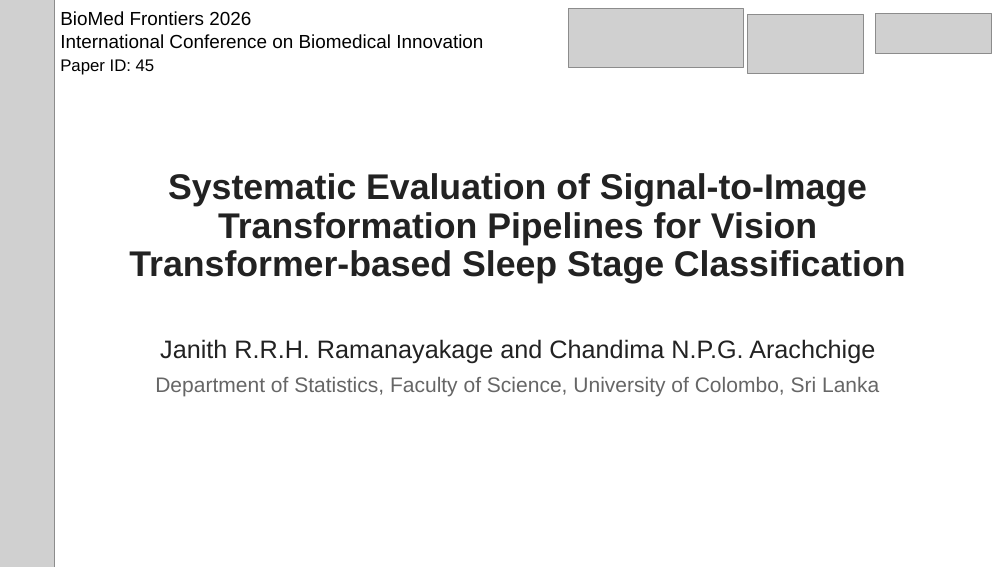
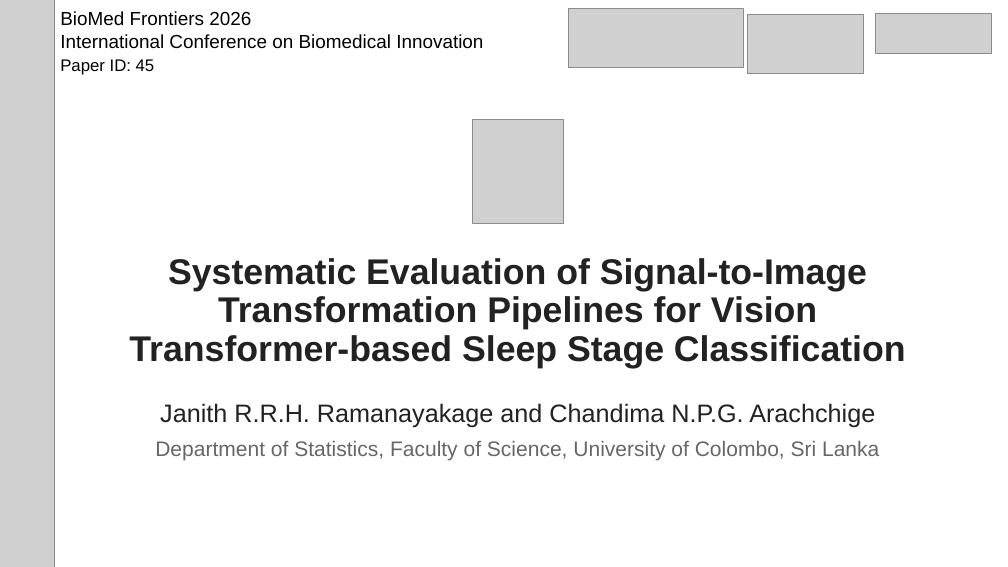
Before and after one commit to JanithRamanayake523/EEG2Img-ViT-Sleep-Staging, a slide deck: slide 1 of presentation/Systematic Evaluation of Signal-to-Image Transformation Pipelines for Vision Transformer-based Sleep Stage Classification - Presentation.pptx. Drawn at 1008x567 pixels with LibreOffice and Linux fonts; fonts in the diff are those of the drawing; grey boxes stand for pictures. Boxes give left, top, right and bottom in pixels: in the first picture for what was removed or moved away, otherwise in the second. Text is boxed around its words. In the diff, an @@ line names an element or a change of style, - is before the commit and + after.

```diff
--- a/presentation/Systematic Evaluation of Signal-to-Image Transformation Pipelines for Vision Transformer-based Sleep Stage Classification - Presentation.pptx
+++ b/presentation/Systematic Evaluation of Signal-to-Image Transformation Pipelines for Vision Transformer-based Sleep Stage Classification - Presentation.pptx
@@ picture added at (473,120,563,224) @@
@@ title "Systematic Evaluation of Signal-to-Image Transformation ...": place and size @@
-title "Systematic Evaluation of Signal-to-Image Transformation ..." at (129,173,906,284)
+title "Systematic Evaluation of Signal-to-Image Transformation ..." at (129,258,906,368)
@@ text "Janith R.R.H. Ramanayakage and Chandima ...": place and size @@
-text "Janith R.R.H. Ramanayakage and Chandima ..." at (155,339,879,396)
+text "Janith R.R.H. Ramanayakage and Chandima ..." at (155,403,879,460)
```
Also in this commit, not shown: 2 other files.
